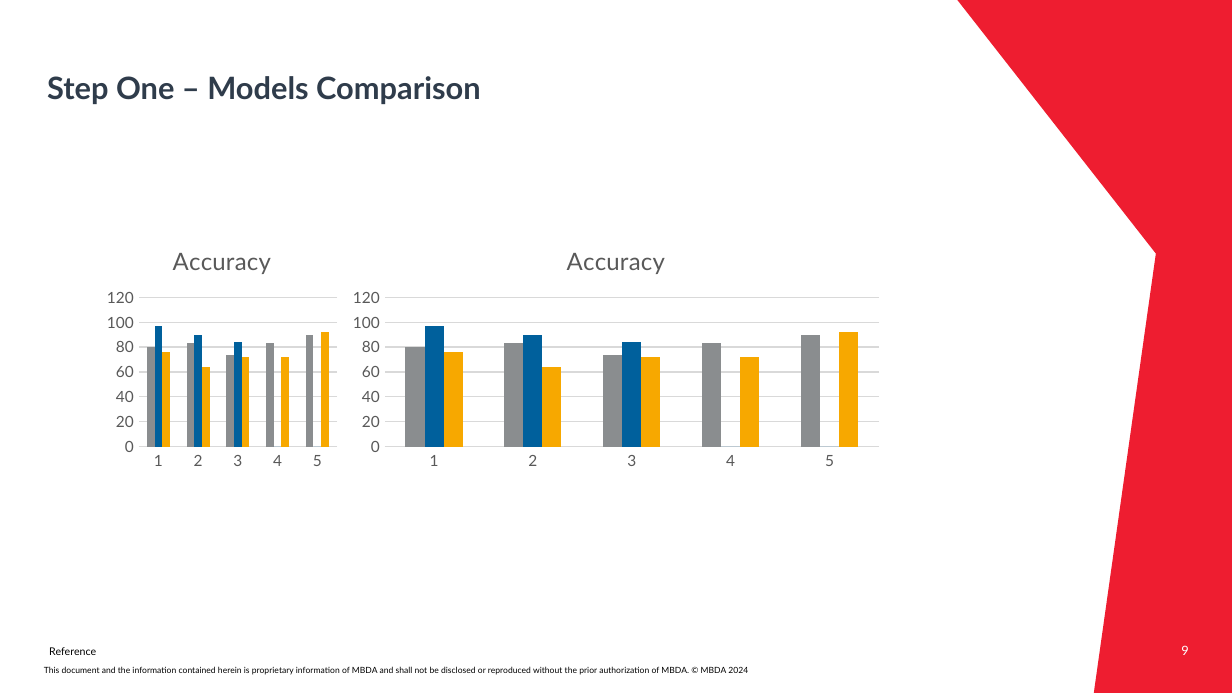
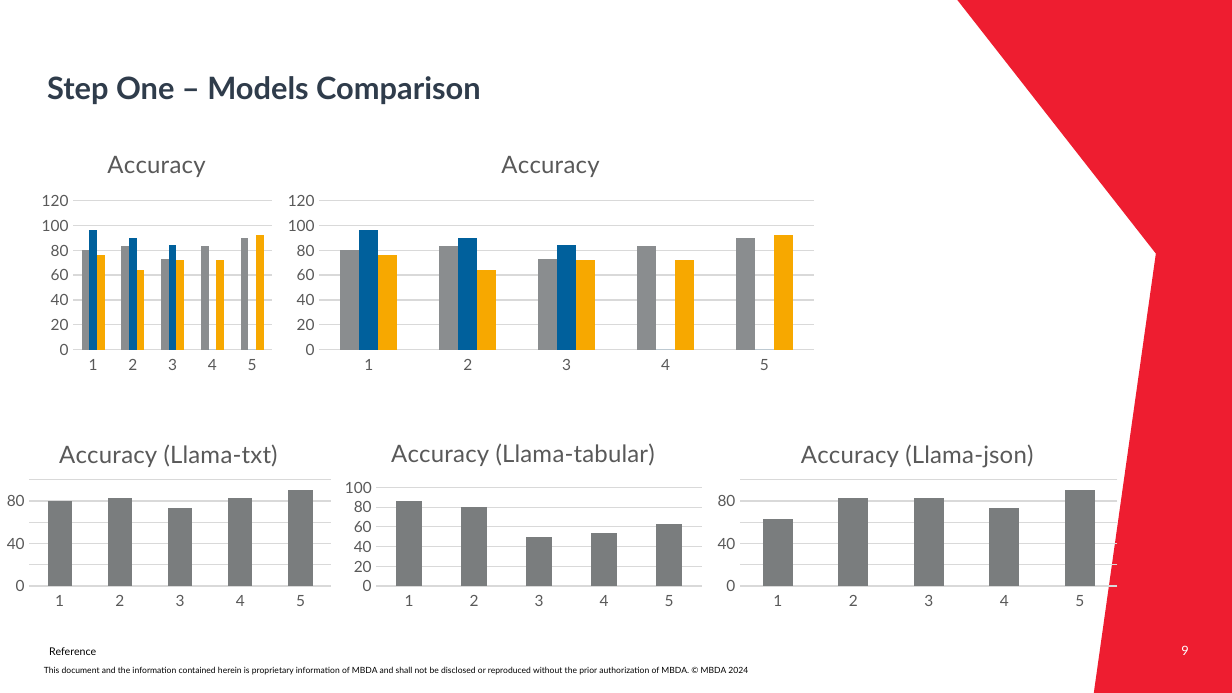
Before and after one commit to Mqtth3w/master-thesis-mbda-unipr, a slide deck: slide 9 of Presentation_Gianvenuti.pptx. Drawn at 1232x693 pixels with LibreOffice and Linux fonts; fonts in the diff are those of the drawing; background and template pictures are left out. Boxes give left, top, right and bottom in pixels: in the first picture for what was removed or moved away, otherwise in the second. Text is boxed around its words. In the diff, an @@ line names an element or a change of style, - is before the commit and + after.

```diff
--- a/Presentation_Gianvenuti.pptx
+++ b/Presentation_Gianvenuti.pptx
@@ column chart: place and size @@
-column chart at (102,228,342,477)
+column chart at (37,131,277,379)
@@ column chart: place and size @@
-column chart at (342,228,891,477)
+column chart at (277,131,825,379)
@@ column chart added at (0,421,338,614) @@
+title "Accuracy (Llama-txt) "
+categories: 1, 2, 3, 4, 5
+Series 1: 80, 83, 73, 83, 90
@@ column chart added at (338,421,710,614) @@
+title "Accuracy (Llama-tabular) "
+categories: 1, 2, 3, 4, 5
+Series 1: 87, 80, 50, 53, 63
@@ column chart added at (710,421,1126,614) @@
+title "Accuracy (Llama-json) "
+categories: 1, 2, 3, 4, 5
+Series 1: 63, 83, 83, 73, 90
```
Also in this commit, not shown: 9 other slides changed, 2 slides added.
